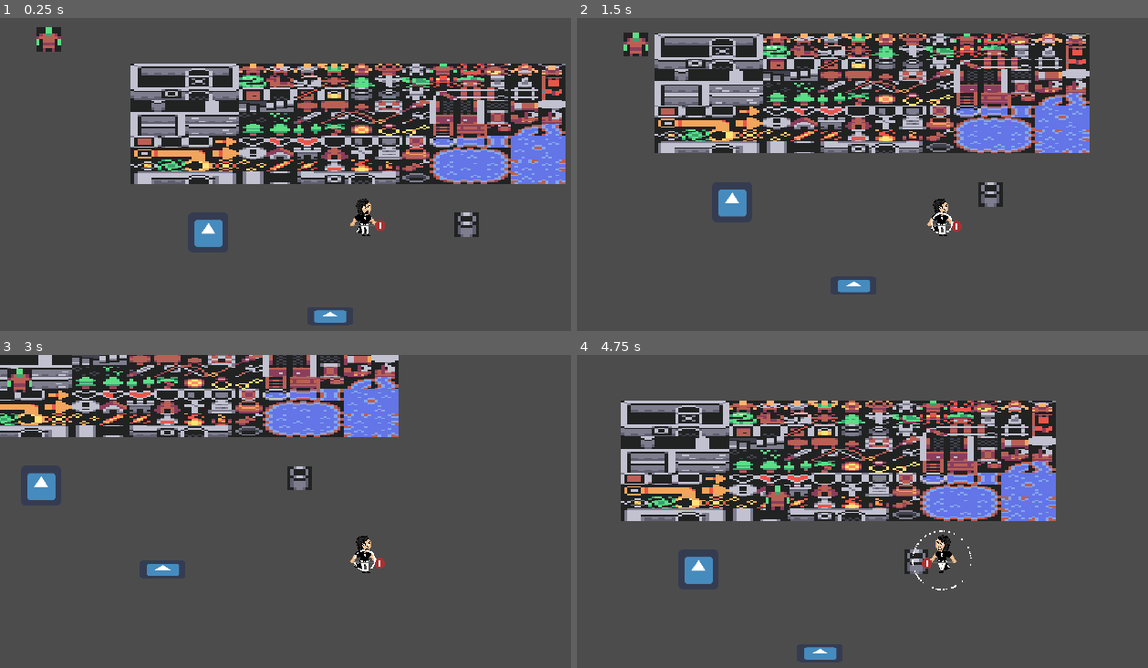
Above: before the commit, frames 1-4 (two rows, left to right).
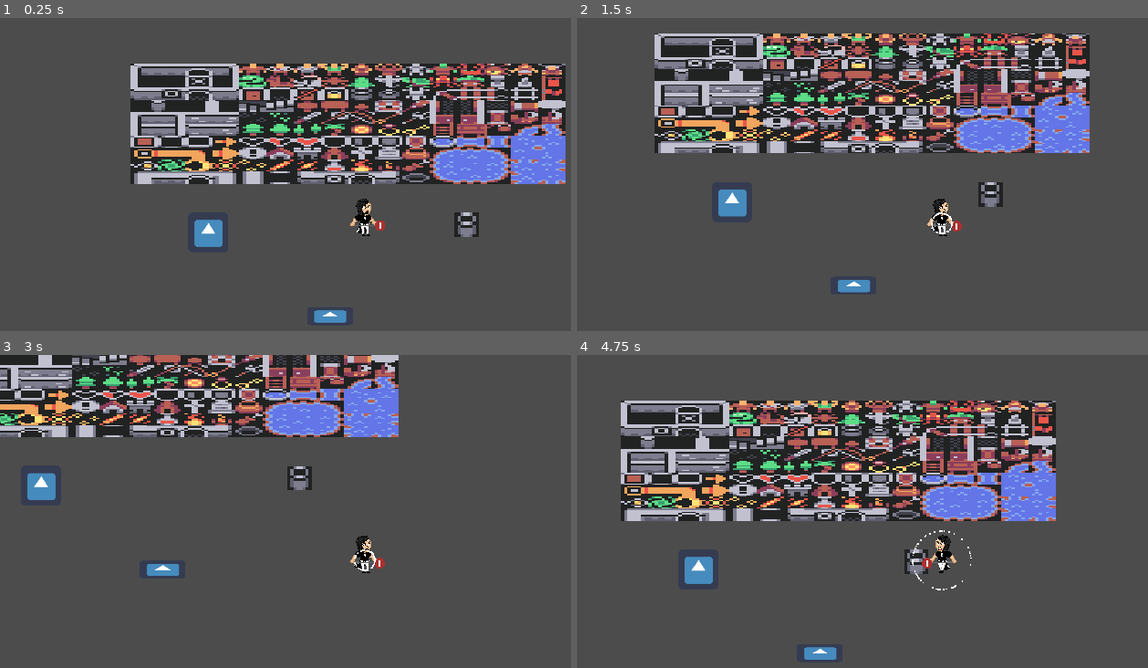
Above: after the commit, the same moments.

Repository: geniusbat/GameJam
Game: Godot game, scene res://Levels/Test.tscn
The game is run twice, just before and just after one commit, with the same random seed, the same clock (stepped at 60 frames per second) and the same inputs. The engine's default icon, where the game draws it, is replaced by a stand-in: a white triangle on a blue panel in a dark square.
Inputs (mouse positions are in pixels of both pictures, inside the frame that each line leads up to):
- Up to frame 1 (0.25 s): no input
- Up to frame 2 (1.5 s): move the mouse to (1102, 202) at 0.52 s; press the mouse at (1102, 202) at 0.53 s; hold D (move_right) 0.53-1.28 s; move the mouse to (793, 243) at 1.27 s; release the mouse at (793, 243) at 1.28 s; hold S (move_down) from 1.28 s (still down); tap F (change) at 1.35 s
- Up to frame 3 (3 s): move the mouse to (439, 470) at 2.02 s; release S (move_down) at 2.03 s; press the mouse at (439, 470) at 2.03 s; hold D (move_right) 2.03-2.78 s; move the mouse to (331, 642) at 2.77 s; release the mouse at (331, 642) at 2.78 s; hold W (move_up) from 2.78 s (still down); tap F (change) at 2.85 s
- Up to frame 4 (4.75 s): move the mouse to (outside the picture) at 3.52 s; release W (move_up) at 3.53 s; press the mouse at (outside the picture) at 3.53 s; hold A (move_left) from 3.53 s (still down); move the mouse to (725, 498) at 4.27 s; release the mouse at (725, 498) at 4.28 s; tap F (change) at 4.35 s

The runs differ from the first frame. In frame 1, 0.3% of the frame differs, in the area x 6-11%, y 2-11%; in frame 2, 0.3%; in frame 3, 0.3%; in frame 4, 0.3%.

Commit message:
Interactables description updated

Diff:
--- a/Assets/Scripts/InteractableClass.gd
+++ b/Assets/Scripts/InteractableClass.gd
@@ -31,9 +31,19 @@
 
 func MatchText():
 	if RightPersonality():
+		descriptionGUI.visible=true
 		descriptionGUI.text=description
+		descriptionGUI.rect_size=Vector2(182,descriptionGUI.get_content_height())
 	else:
-		descriptionGUI.text=otherDescription
+		if otherDescription=="":
+			descriptionGUI.visible=false
+			descriptionGUI.text=description
+			descriptionGUI.rect_size=Vector2(182,descriptionGUI.get_content_height())
+		else:
+			descriptionGUI.visible=true
+			descriptionGUI.rect_size=Vector2(100,56)
+			descriptionGUI.text=otherDescription
+			descriptionGUI.rect_size=Vector2(182,descriptionGUI.get_content_height())
 
 #Check if interacting with the character set with "requireCharacter"
 func RightPersonality():
--- a/Levels/Test.tscn
+++ b/Levels/Test.tscn
@@ -1,10 +1,9 @@
-[gd_scene load_steps=8 format=2]
+[gd_scene load_steps=7 format=2]
 
 [ext_resource path="res://Objects/Player/PlayerCharacter.tscn" type="PackedScene" id=1]
 [ext_resource path="res://Assets/Sprites/colored_tilemap_packed.png" type="Texture" id=2]
 [ext_resource path="res://Objects/Box.tscn" type="PackedScene" id=3]
 [ext_resource path="res://icon.png" type="Texture" id=4]
-[ext_resource path="res://Objects/Enemies/TestEnemyMelee.tscn" type="PackedScene" id=5]
 [ext_resource path="res://Objects/InteractableTest.tscn" type="PackedScene" id=6]
 
 [sub_resource type="RectangleShape2D" id=1]
@@ -36,7 +35,5 @@
 
 [node name="Node2D" parent="." instance=ExtResource( 6 )]
 position = Vector2( 185, 182 )
-description = "Ofu como q me cuesta todo muchoffdashklfdasdfalkjfdlkjsajfldasfdaklfdjljfdlkadfs no?"
 requiresCharacter = 2
-
-[node name="TestEnemyMelee" parent="." instance=ExtResource( 5 )]
+otherDescription = ""
--- a/Objects/Player/DescriptionGUI.tscn
+++ b/Objects/Player/DescriptionGUI.tscn
@@ -11,8 +11,10 @@
 margin_bottom = 75.98
 rect_min_size = Vector2( 182, 56 )
 mouse_filter = 2
-text = "Hola tio que tal estamos eh?"
-fit_content_height = true
+text = "Hola tio que tal estamos eh?
+fdasfdsafdsa
+fdasfdsa
+fdasfdsa"
 scroll_active = false
 __meta__ = {
 "_edit_use_anchors_": true
